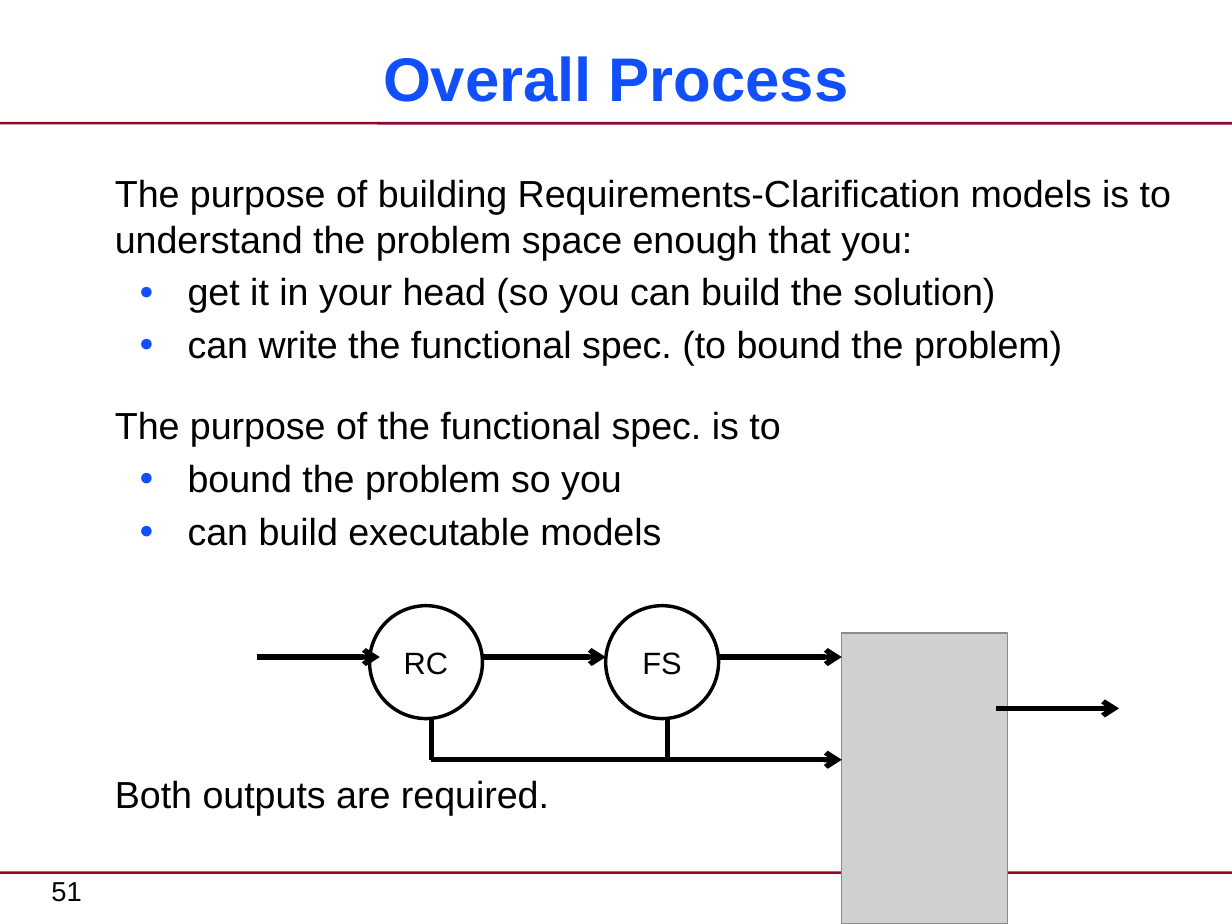
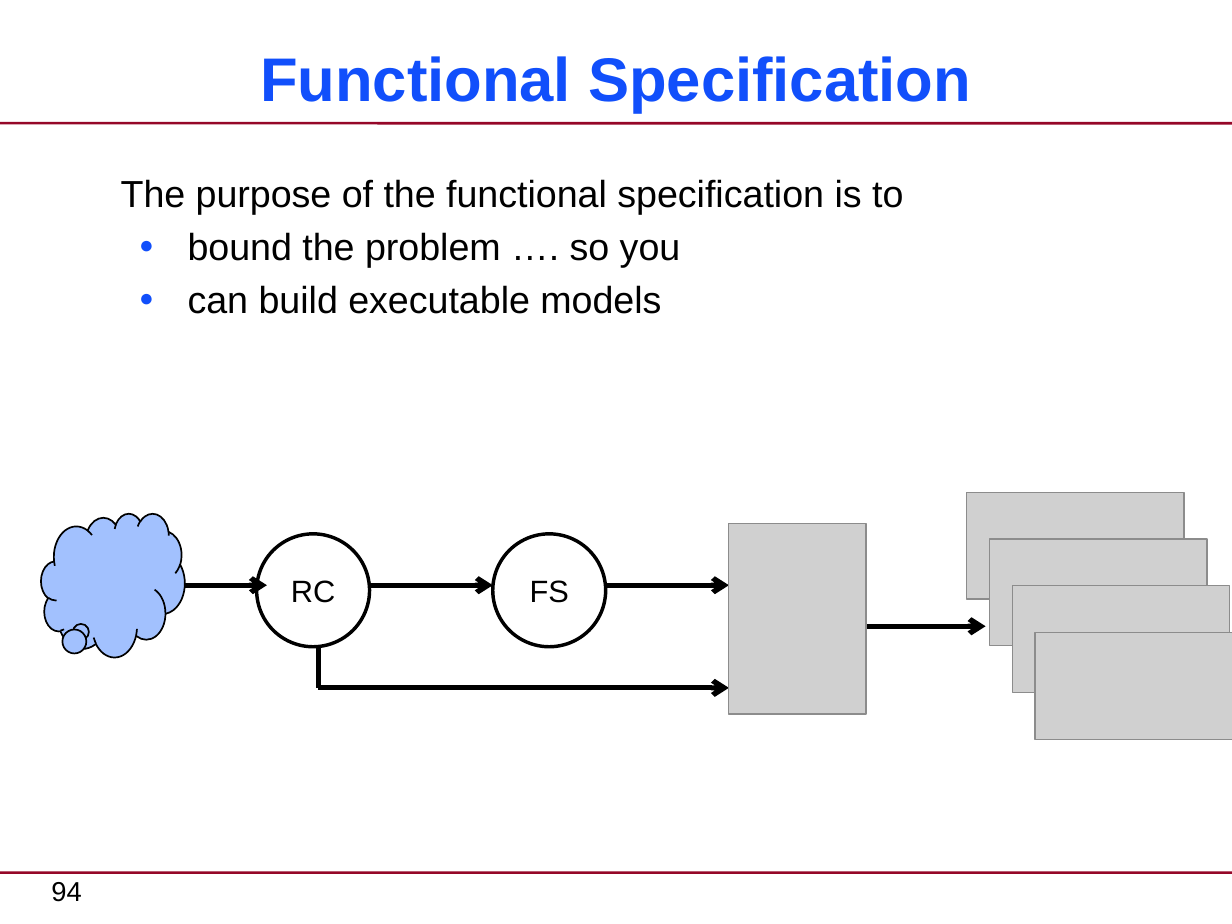
Before and after one commit to xtuml/training, a slide deck: slide 94 of courses/xtUML-Modeling/Requirements-Clarification/RequirementsClarification-CourseSlides.pptx (slide 51 before the commit). Drawn at 1232x924 pixels with LibreOffice and Linux fonts; fonts in the diff are those of the drawing; grey boxes stand for pictures. Boxes give left, top, right and bottom in pixels: in the first picture for what was removed or moved away, otherwise in the second. Text is boxed around its words. In the diff, an @@ line names an element or a change of style, - is before the commit and + after.

```diff
--- a/courses/xtUML-Modeling/Requirements-Clarification/RequirementsClarification-CourseSlides.pptx
+++ b/courses/xtUML-Modeling/Requirements-Clarification/RequirementsClarification-CourseSlides.pptx
@@ title at (260,56,971,113): text changed @@
-Overall Process
+Functional Specification
@@ text at (121,179,903,267): text changed @@
-The purpose of building Requirements-Clarification models is to understand the problem space enough that you:
-  ● get it in your head (so you can build the solution)
-  ● can write the functional spec. (to bound the problem)
-The purpose of the functional spec. is to
-  ● bound the problem so you
+The purpose of the functional specification is to
+  ● bound the problem …. so you
@@ thought cloud added at (41,514,185,658), fill #A2C1FE, outline #000000 1 pt @@
@@ picture added at (729,524,866,715) @@
@@ arrow moved from (256, 657) - (379, 657) to (144, 585) - (267, 585) @@
@@ arrow moved from (483, 657) - (606, 657) to (370, 585) - (493, 585) @@
@@ arrow moved from (995, 708) - (1119, 708) to (606, 585) - (729, 585) @@
@@ arrow moved from (718, 657) - (841, 657) to (862, 626) - (986, 626) @@
@@ line moved from (431, 718) - (431, 760) to (318, 647) - (318, 687) @@
@@ picture removed at (841,633,1008,924) @@
@@ group added at (966,493,1232,739): 4 pictures @@
@@ 2 ellipses, 1 arrow: place and size @@
-2 ellipses, 1 arrow at (370,606,841,760)
+2 ellipses, 1 arrow at (256,533,729,687)
@@ line removed from (668, 718) to (668, 760) @@
@@ text at (115,780,549,815): paragraph removed @@
-Both outputs are required.
@@ page number at (51,882,81,902): text changed @@
-51
+94
```
Also in this commit, not shown: 44 other slides changed, 17 slides added, 34 slides removed.
